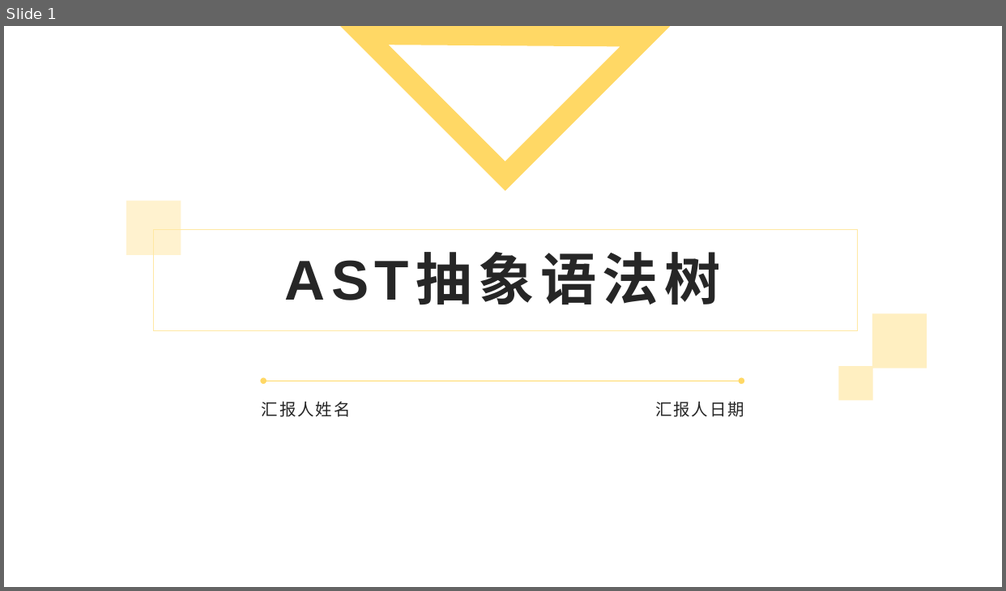
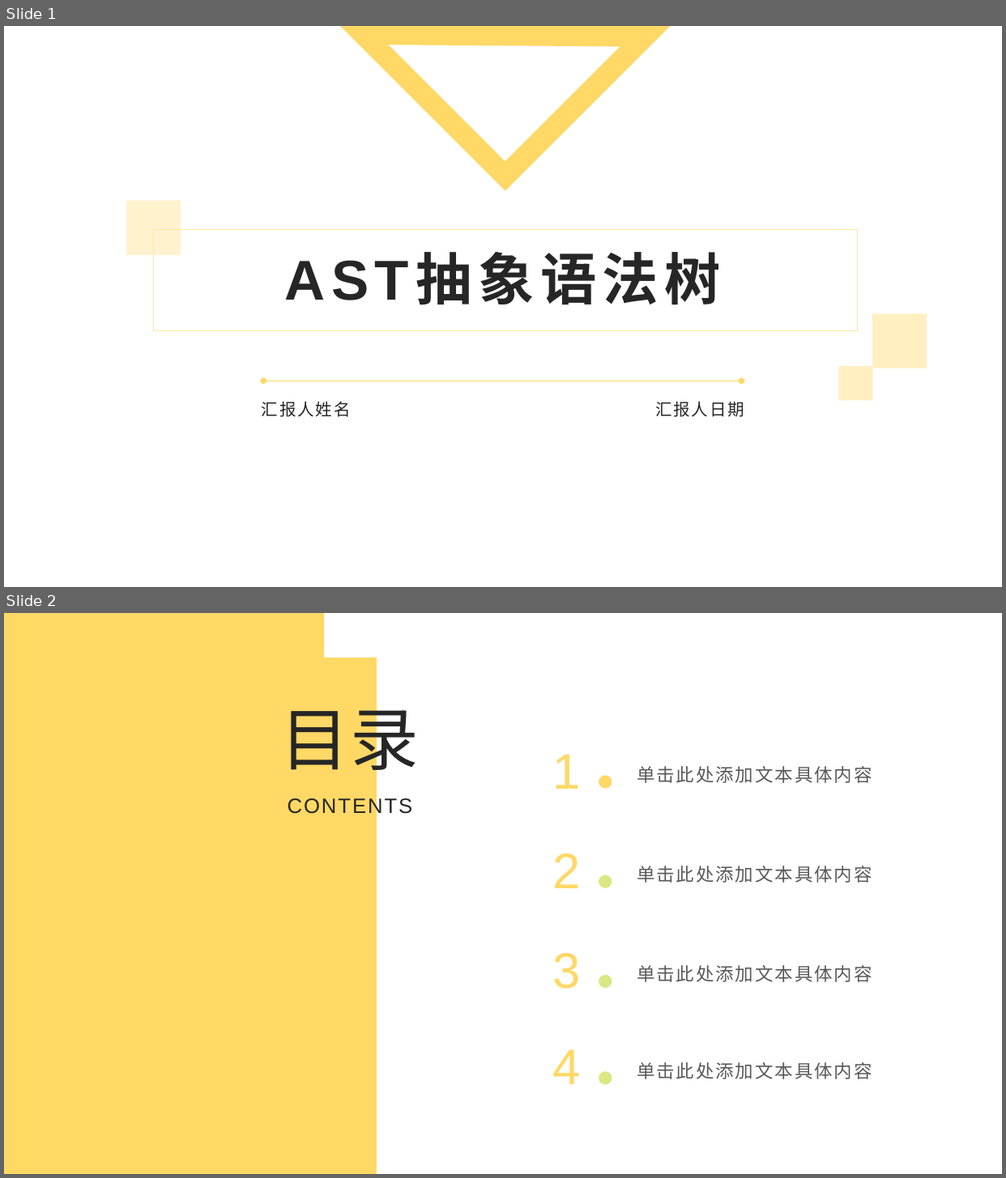
Before and after one commit to xiaoxiao-lady/vue, a slide deck: ast/AST图解-自学.pptx. Shown one above the other, each under a label of ours: slide 1 before the commit, slides 1 and 2 after it. The pictures are 1006x591 and 1006x1178 pixels, drawn with LibreOffice and Linux fonts; fonts in the diff are those of the drawing; background and template pictures are left out. Boxes give left, top, right and bottom in pixels: in the first picture for what was removed or moved away, otherwise in the second. Text is boxed around its words. In the diff, an @@ line names an element or a change of style, - is before the commit and + after.

```diff
--- a/ast/AST图解-自学.pptx
+++ b/ast/AST图解-自学.pptx
@@ slide 2 added at (x1=4, y1=613, x2=1002, y2=1174), background #FFFFFF @@
@@ rectangle added at (x1=4, y1=613, x2=325, y2=1174), fill #FFD865 @@
@@ rectangle added at (x1=57, y1=658, x2=377, y2=1174), fill #FFD865 @@
@@ text added at (x1=280, y1=695, x2=419, y2=781), 66 pt, text #262626 @@
+目录
@@ text added at (x1=553, y1=754, x2=581, y2=789), 48 pt, text #FFD865 @@
+1
@@ ellipse added at (x1=599, y1=776, x2=612, y2=789), fill #FFD865 @@
@@ text added at (x1=637, y1=766, x2=872, y2=783), 17.6 pt, text #595959 @@
+单击此处添加文本具体内容
@@ text added at (x1=288, y1=796, x2=413, y2=818), 20 pt, text #262626 @@
+CONTENTS
@@ text added at (x1=553, y1=854, x2=581, y2=888), 48 pt, text #FFD865 @@
+2
@@ ellipse added at (x1=599, y1=875, x2=612, y2=888), fill #DBE782 @@
@@ text added at (x1=637, y1=866, x2=872, y2=883), 17.6 pt, text #595959 @@
+单击此处添加文本具体内容
@@ text added at (x1=553, y1=953, x2=581, y2=989), 48 pt, text #FFD865 @@
+3
@@ ellipse added at (x1=599, y1=975, x2=612, y2=989), fill #DBE782 @@
@@ text added at (x1=637, y1=965, x2=872, y2=982), 17.6 pt, text #595959 @@
+单击此处添加文本具体内容
@@ text added at (x1=553, y1=1050, x2=581, y2=1084), 48 pt, text #FFD865 @@
+4
@@ ellipse added at (x1=599, y1=1072, x2=612, y2=1085), fill #DBE782 @@
@@ text added at (x1=637, y1=1063, x2=872, y2=1080), 17.6 pt, text #595959 @@
+单击此处添加文本具体内容
```
Also in this commit, not shown: 13 other slides added, 21 slides removed, 1 other file.
